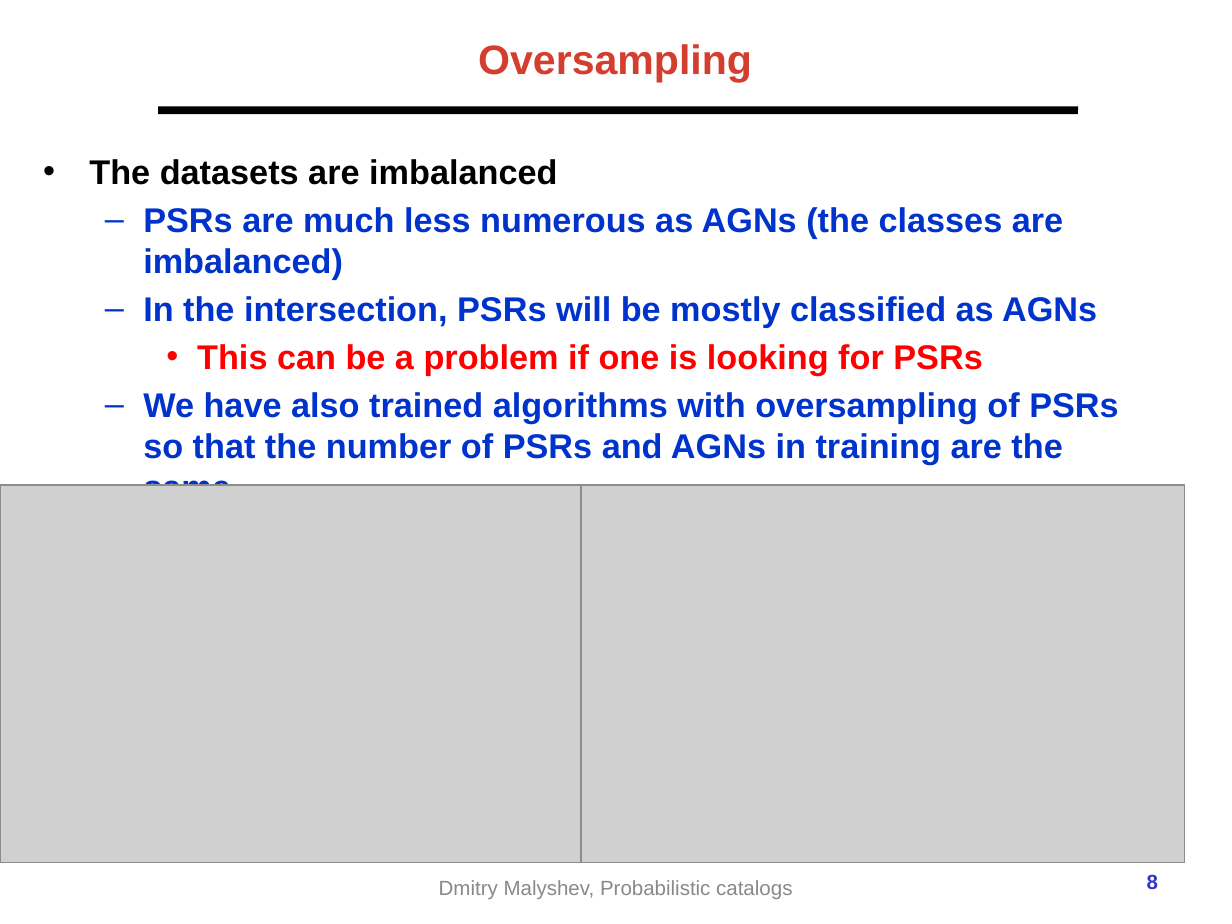
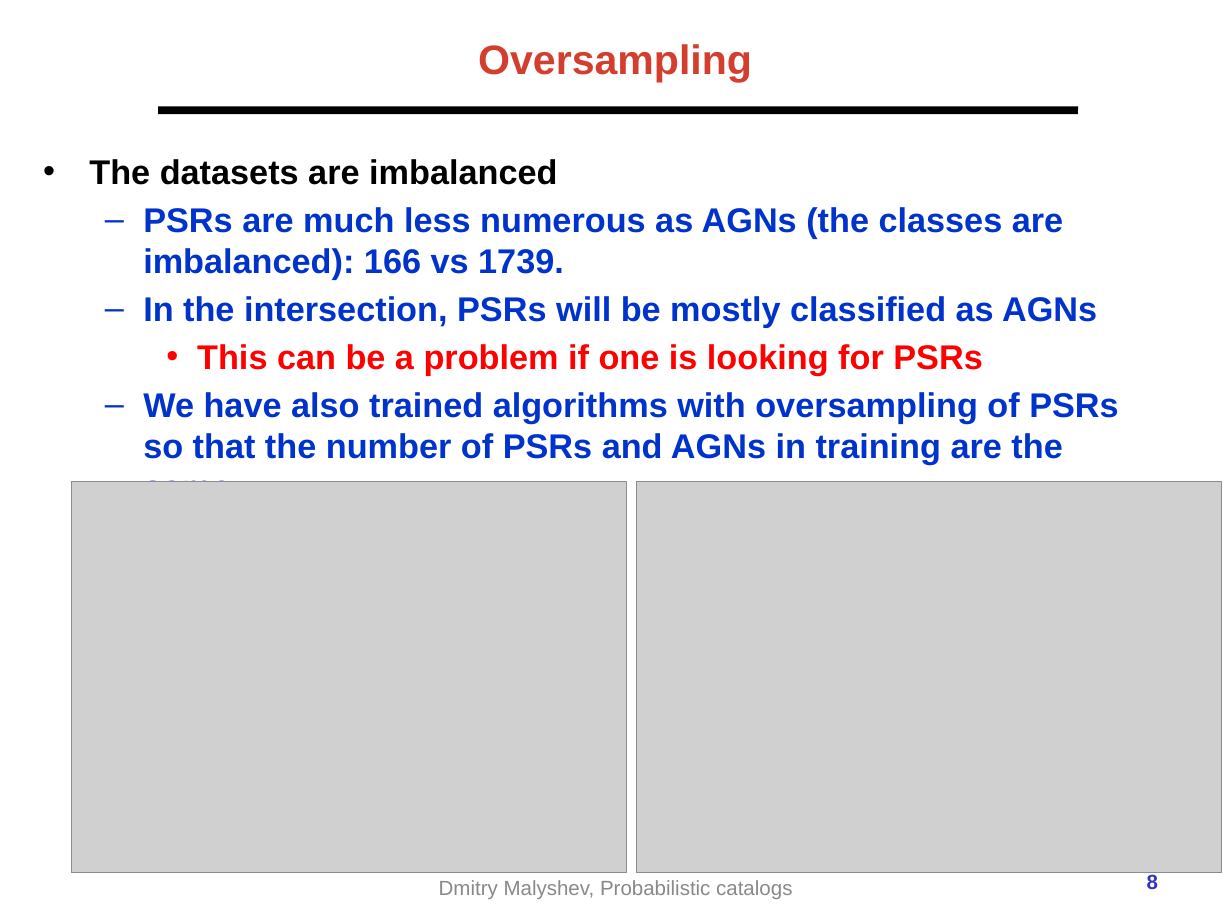
Before and after one commit to aakashbhat/Fermi-LAT, a slide deck: slide 8 of presentations/2021-02-Fermi_prob_catalog_ECAP_ML.pptx. Drawn at 1232x924 pixels with LibreOffice and Linux fonts; fonts in the diff are those of the drawing; grey boxes stand for pictures; background and template pictures are left out. Boxes give left, top, right and bottom in pixels: in the first picture for what was removed or moved away, otherwise in the second. Text is boxed around its words. In the diff, an @@ line names an element or a change of style, - is before the commit and + after.

Commit message:
1. Presentation updated 2. Table moved to BDT + Appendix table 3. New    catas

```diff
--- a/presentations/2021-02-Fermi_prob_catalog_ECAP_ML.pptx
+++ b/presentations/2021-02-Fermi_prob_catalog_ECAP_ML.pptx
@@ text at bbox=[143, 207, 1063, 279]: text changed @@
-  – PSRs are much less numerous as AGNs (the classes are imbalanced)
+  – PSRs are much less numerous as AGNs (the classes are imbalanced): 166 vs 1739.
@@ picture: place and size @@
-picture at bbox=[0, 485, 604, 862]
+picture at bbox=[71, 482, 626, 873]
@@ picture: place and size @@
-picture at bbox=[582, 485, 1185, 862]
+picture at bbox=[637, 482, 1222, 873]
```
Also in this commit, not shown: 13 other slides changed, 26 other files.
